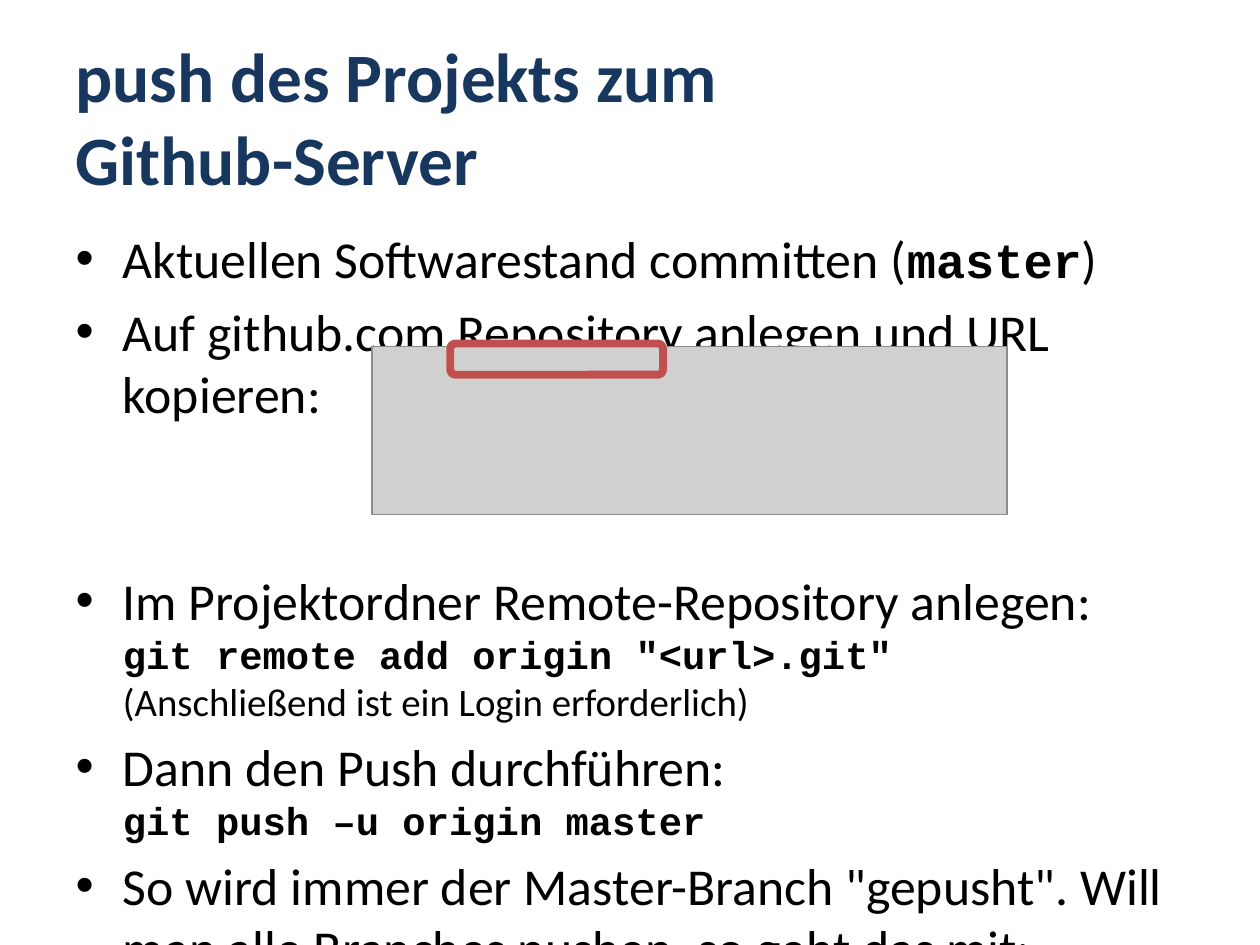
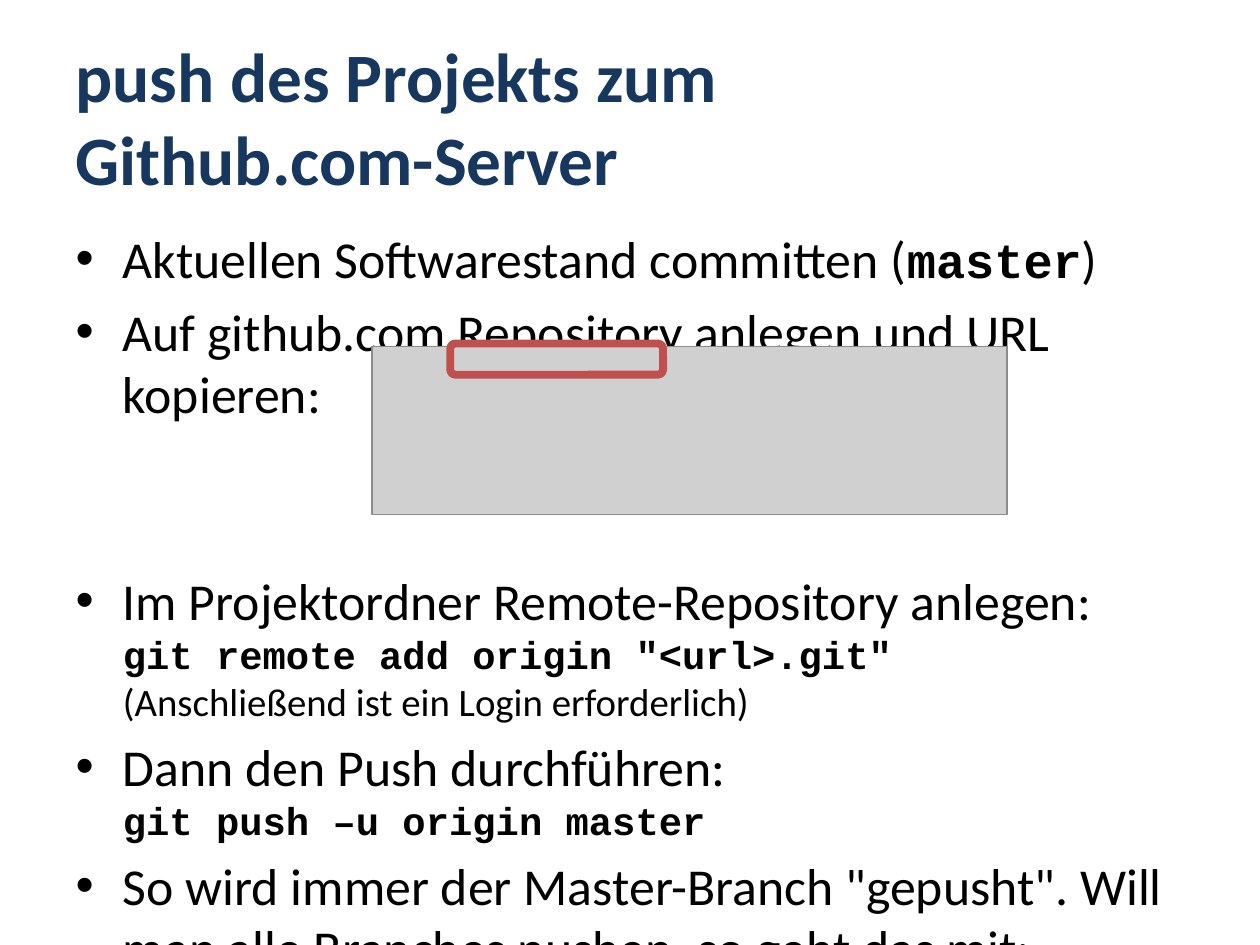
Before and after one commit to MickyRoth/Presentations, a slide deck: slide 17 of Git.pptx (slide 16 before the commit). Drawn at 1260x945 pixels with LibreOffice and Linux fonts; fonts in the diff are those of the drawing; grey boxes stand for pictures; background and template pictures are left out. Boxes give left, top, right and bottom in pixels: in the first picture for what was removed or moved away, otherwise in the second. Text is boxed around its words. In the diff, an @@ line names an element or a change of style, - is before the commit and + after.

```diff
--- a/Git.pptx
+++ b/Git.pptx
@@ title at [76,53,717,186]: text changed @@
-push des Projekts zum Github-Server
+push des Projekts zum Github.com-Server
```
Also in this commit, not shown: 3 other slides changed, 1 slide added, 1 other file.
